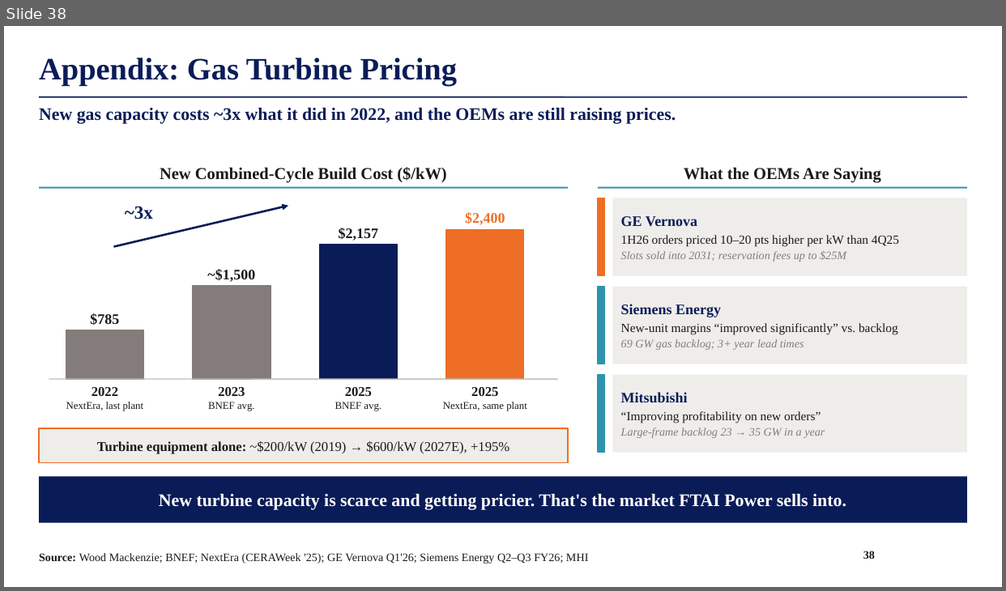
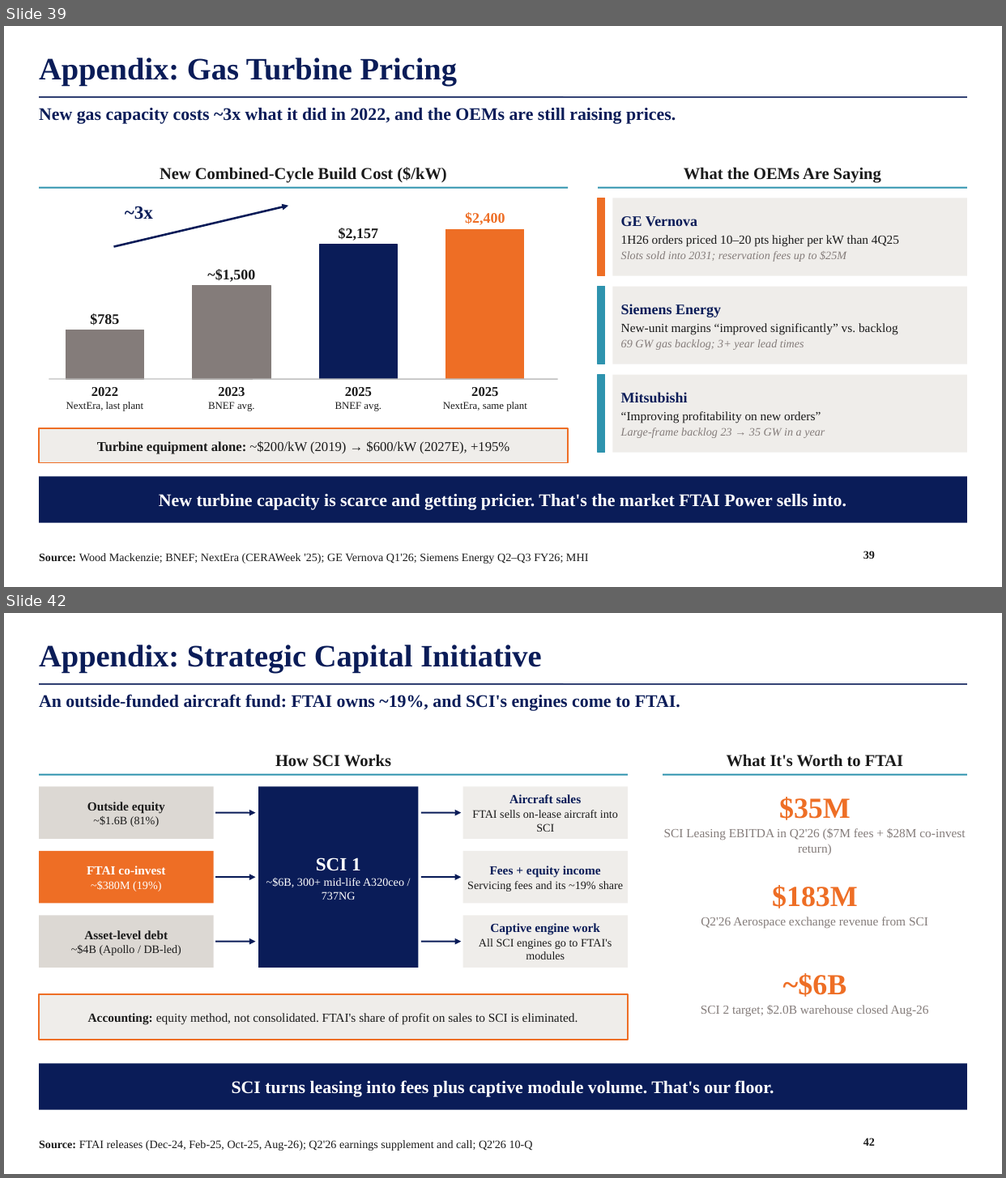
Before and after one commit to maxlsmls-dot/SPOT, a slide deck: deck/FTAI_Long_Pitch.pptx. Shown one above the other, each under a label of ours: slide 38 before the commit, slides 39 and 42 after it; the slides between them are not shown. The pictures are 1006x591 and 1006x1178 pixels, drawn with LibreOffice and Linux fonts; fonts in the diff are those of the drawing; background and template pictures are left out. Boxes give left, top, right and bottom in pixels: in the first picture for what was removed or moved away, otherwise in the second. Text is boxed around its words. In the diff, an @@ line names an element or a change of style, - is before the commit and + after.

```diff
--- a/deck/FTAI_Long_Pitch.pptx
+++ b/deck/FTAI_Long_Pitch.pptx
@@ slide 42 added at (x1=4, y1=613, x2=1002, y2=1174), background #FFFFFF; not listed: 1 template element that a slide beside it also shows @@
@@ title added at (x1=39, y1=645, x2=542, y2=673), 30 pt, text #0A1C58, bold @@
+Appendix: Strategic Capital Initiative
@@ text added at (x1=39, y1=694, x2=680, y2=711), 17 pt, text #0A1C58, bold @@
+An outside-funded aircraft fund: FTAI owns ~19%, and SCI's engines come to FTAI.
@@ text added at (x1=275, y1=754, x2=391, y2=767), 16 pt, text #1A1A1A, bold @@
+How SCI Works
@@ text added at (x1=727, y1=754, x2=903, y2=767), 16 pt, text #1A1A1A, bold @@
+What It's Worth to FTAI
@@ line added from (39, 775) to (628, 775), #2E93AE 1.5 pt @@
@@ line added from (663, 775) to (967, 775), #2E93AE 1.5 pt @@
@@ rectangle added at (x1=39, y1=786, x2=214, y2=839), fill #DCD8D3, 12 pt, text #1A1A1A, bold @@
+Outside equity
+~$1.6B (81%)
@@ rectangle added at (x1=258, y1=786, x2=418, y2=968), fill #0A1C58, 11 pt, text #FFFFFF @@
+SCI 1
+~$6B, 300+ mid-life A320ceo / 737NG
@@ rectangle added at (x1=463, y1=786, x2=628, y2=839), fill #EFEDEA, 11 pt, text #1A1A1A @@
+Aircraft sales
+FTAI sells on-lease aircraft into SCI
@@ text added at (x1=779, y1=797, x2=850, y2=820), 28 pt, text #EE6E25, bold @@
+$35M
@@ arrow added from (216, 813) to (256, 813), #0A1C58 1.5 pt @@
@@ arrow added from (421, 813) to (462, 813), #0A1C58 1.5 pt @@
@@ text added at (x1=664, y1=828, x2=965, y2=855), 12 pt, text #847C7A @@
+SCI Leasing EBITDA in Q2'26 ($7M fees + $28M co-invest return)
@@ rectangle added at (x1=39, y1=851, x2=214, y2=904), fill #EE6E25, 12 pt, text #FFFFFF, bold @@
+FTAI co-invest
+~$380M (19%)
@@ rectangle added at (x1=463, y1=851, x2=628, y2=904), fill #EFEDEA, 11 pt, text #1A1A1A @@
+Fees + equity income
+Servicing fees and its ~19% share
@@ arrow added from (216, 877) to (256, 877), #0A1C58 1.5 pt @@
@@ arrow added from (421, 877) to (462, 877), #0A1C58 1.5 pt @@
@@ text added at (x1=772, y1=885, x2=858, y2=909), 28 pt, text #EE6E25, bold @@
+$183M
@@ rectangle added at (x1=39, y1=915, x2=214, y2=968), fill #DCD8D3, 11 pt, text #1A1A1A @@
+Asset-level debt
+~$4B (Apollo / DB-led)
@@ rectangle added at (x1=463, y1=915, x2=628, y2=968), fill #EFEDEA, 11 pt, text #1A1A1A @@
+Captive engine work
+All SCI engines go to FTAI's modules
@@ text added at (x1=701, y1=917, x2=928, y2=928), 12 pt, text #847C7A @@
+Q2'26 Aerospace exchange revenue from SCI
@@ arrow added from (216, 942) to (256, 942), #0A1C58 1.5 pt @@
@@ arrow added from (421, 942) to (462, 942), #0A1C58 1.5 pt @@
@@ text added at (x1=783, y1=973, x2=846, y2=997), 28 pt, text #EE6E25, bold @@
+~$6B
@@ rectangle added at (x1=39, y1=995, x2=629, y2=1040), fill #EFEDEA, outline #EE6E25 1.5 pt, 12 pt, text #1A1A1A @@
+Accounting: equity method, not consolidated. FTAI's share of profit on sales to SCI is eliminated.
@@ text added at (x1=701, y1=1005, x2=929, y2=1016), 12 pt, text #847C7A @@
+SCI 2 target; $2.0B warehouse closed Aug-26
@@ rectangle added at (x1=39, y1=1063, x2=967, y2=1110), fill #0A1C58, 17 pt, text #FFFFFF, bold @@
+SCI turns leasing into fees plus captive module volume. That's our floor.
@@ text added at (x1=39, y1=1140, x2=533, y2=1151), 11 pt, text #1A1A1A @@
+Source: FTAI releases (Dec-24, Feb-25, Oct-25, Aug-26); Q2'26 earnings supplement and call; Q2'26 10-Q
@@ page number added at (x1=863, y1=1138, x2=875, y2=1146), 11 pt, text #1A1A1A, bold @@
+42
@@ what was slide 38 is now slide 39 @@
```
Also in this commit, not shown: 1 slide changed, 5 other slides added, 1 other file.
